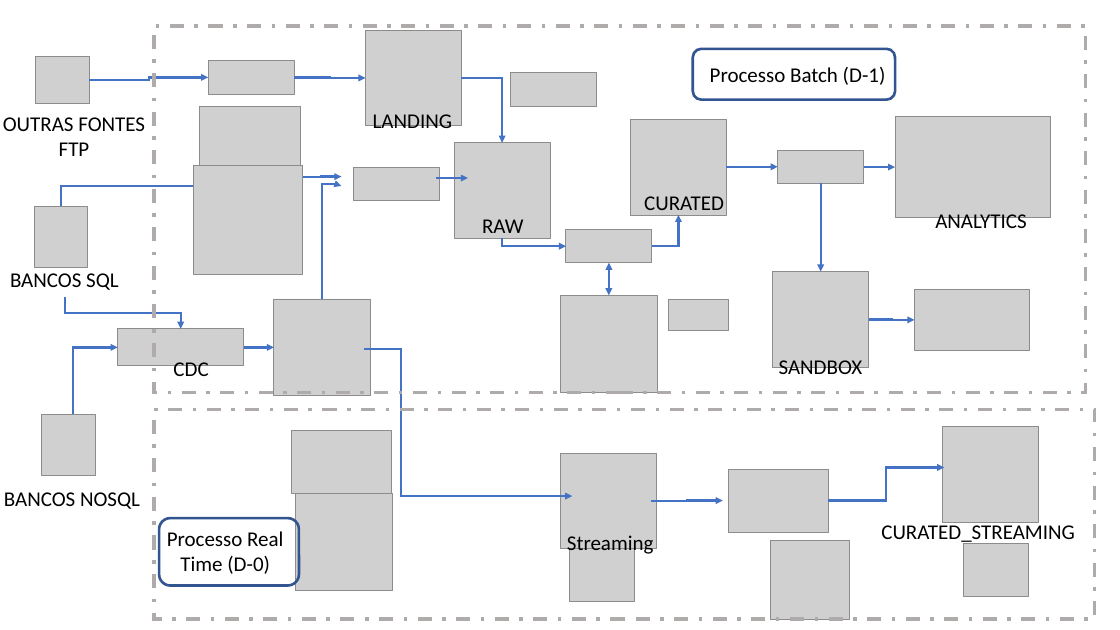
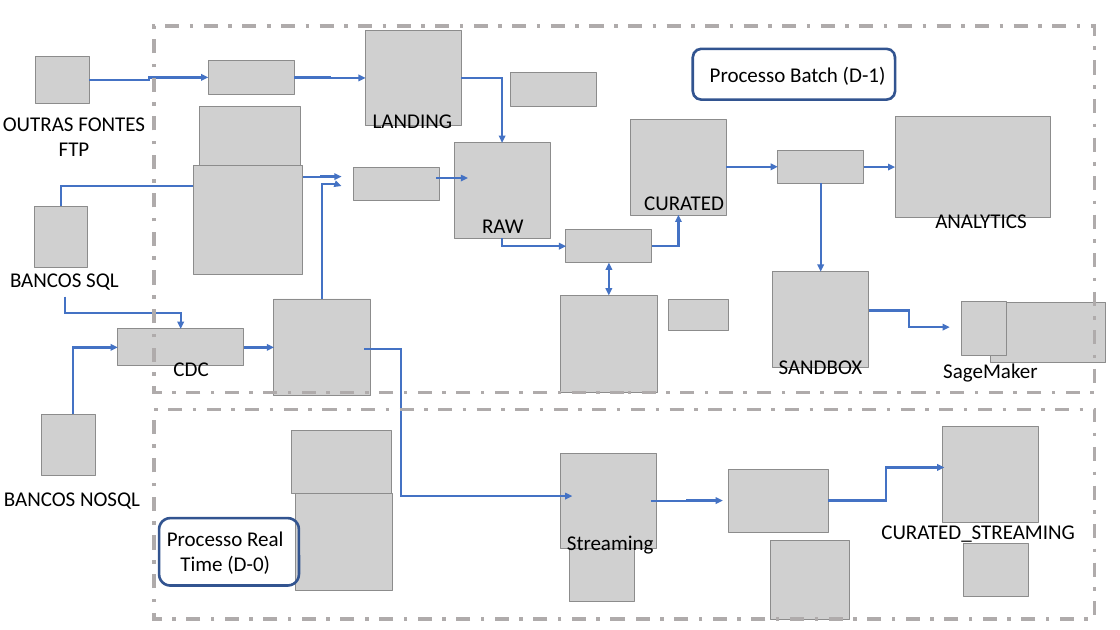
Before and after one commit to ricardoshark/desafio_bacen, a slide deck: slide 7 of itau_bacen/Corretora de Valores.pptx. Drawn at 1120x630 pixels with LibreOffice and Linux fonts; fonts in the diff are those of the drawing; grey boxes stand for pictures. Boxes give left, top, right and bottom in pixels: in the first picture for what was removed or moved away, otherwise in the second. Text is boxed around its words. In the diff, an @@ line names an element or a change of style, - is before the commit and + after.

```diff
--- a/itau_bacen/Corretora de Valores.pptx
+++ b/itau_bacen/Corretora de Valores.pptx
@@ rectangle: place and size @@
-rectangle at [155,26,1086,393]
+rectangle at [155,26,1096,393]
@@ elbow arrow moved from (869, 319) - (915, 320) to (869, 311) - (949, 327) @@
@@ picture added at [962,302,1007,355] @@
@@ picture: place and size @@
-picture at [915,290,1030,350]
+picture at [991,302,1106,363]
@@ text added at [943,360,1037,382], 18 pt, text #000000 @@
+SageMaker
```
Also in this commit, not shown: 1 other slide changed, 1 other file.
